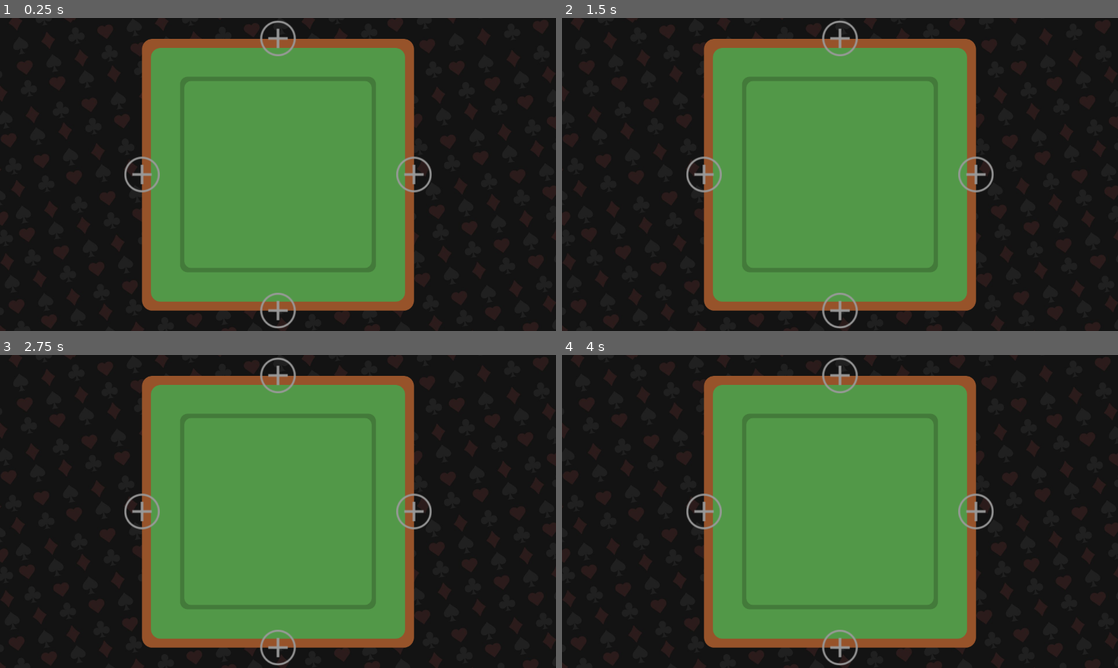
Above: before the commit, frames 1-4 (two rows, left to right).
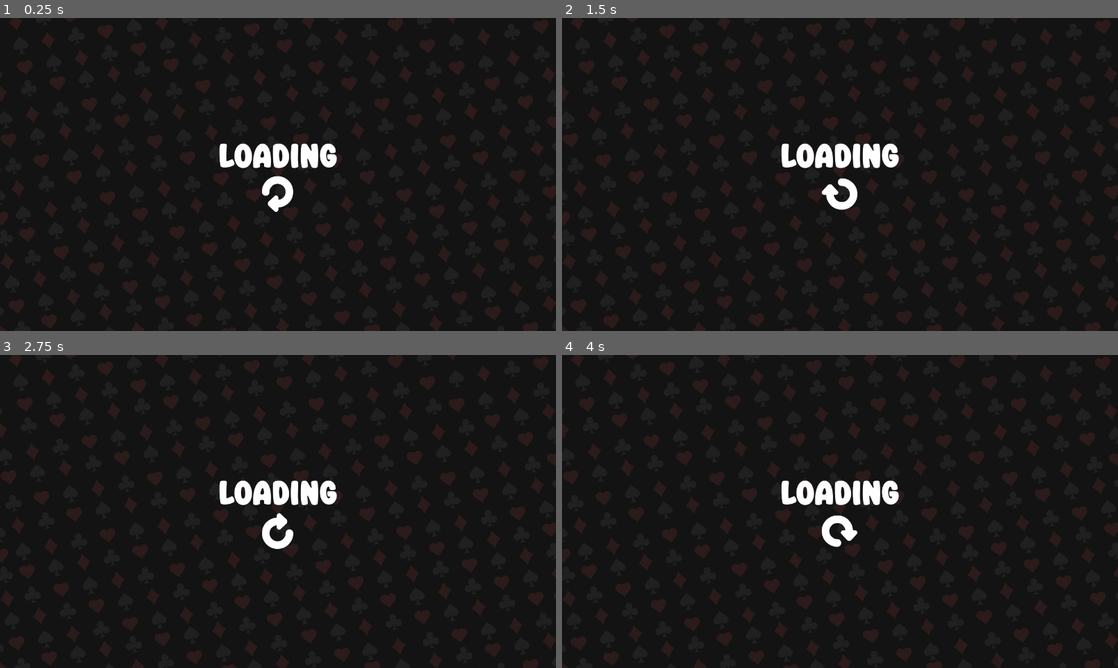
Above: after the commit, the same moments.

Repository: 0xEvsky/marboota-hearts-gm
Game: Godot game, scene res://scenes/game.tscn
Two runs of this game, one before a commit and one after it. Both use one fixed random seed, a clock stepped at 60 frames per second and the inputs below.
Inputs (mouse positions are in pixels of both pictures, inside the frame that each line leads up to):
- Up to frame 1 (0.25 s): no input
- Up to frame 2 (1.5 s): click (840, 309) at 0.52 s; click (840, 309) at 1.27 s
- Up to frame 3 (2.75 s): click (278, 646) at 2.02 s
- Up to frame 4 (4 s): no input

The runs differ from the first frame. In frame 1, 43% of the frame differs, in the area x 22-78%, y 0-100%; in frame 2, 43%; in frame 3, 43%; in frame 4, 43%.

Commit message:
sitting and seat switching

Diff:
--- a/game/project.godot
+++ b/game/project.godot
@@ -19,6 +19,7 @@
 
 NetworkManager="*res://scripts/network_manager.gd"
 EventManager="*res://scripts/event_manager.gd"
+Globals="*res://scripts/globals.gd"
 
 [display]
 
--- a/game/scenes/game.tscn
+++ b/game/scenes/game.tscn
@@ -1,7 +1,8 @@
-[gd_scene load_steps=9 format=3 uid="uid://8xkf68liril2"]
+[gd_scene load_steps=10 format=3 uid="uid://8xkf68liril2"]
 
 [ext_resource type="Texture2D" uid="uid://chnhuidtxoexr" path="res://assets/graphics/bg.jpg" id="1_bjwno"]
 [ext_resource type="Texture2D" uid="uid://xudi6b2awstb" path="res://assets/ui/icon_repeat_light.png" id="1_lit6y"]
+[ext_resource type="Script" path="res://scripts/loading_ui.gd" id="1_w3f0r"]
 [ext_resource type="PackedScene" uid="uid://chi8vcmil521h" path="res://scenes/debug_panel.tscn" id="3_udsek"]
 [ext_resource type="PackedScene" uid="uid://belne7lgw02p3" path="res://scenes/table.tscn" id="4_24tct"]
 [ext_resource type="Script" path="res://scripts/player_manager.gd" id="5_xiyoe"]
@@ -45,10 +46,10 @@
 
 [node name="Game" type="Node2D"]
 
-[node name="UI" type="CanvasLayer" parent="."]
-visible = false
+[node name="LoadingUI" type="CanvasLayer" parent="."]
+script = ExtResource("1_w3f0r")
 
-[node name="LoadingScreen" type="Control" parent="UI"]
+[node name="LoadingScreen" type="Control" parent="LoadingUI"]
 layout_mode = 3
 anchors_preset = 15
 anchor_right = 1.0
@@ -56,7 +57,7 @@
 grow_horizontal = 2
 grow_vertical = 2
 
-[node name="LoadingBackground" type="TextureRect" parent="UI/LoadingScreen"]
+[node name="LoadingBackground" type="TextureRect" parent="LoadingUI/LoadingScreen"]
 layout_mode = 1
 anchors_preset = 15
 anchor_right = 1.0
@@ -69,7 +70,7 @@
 expand_mode = 2
 stretch_mode = 6
 
-[node name="LoadingCenter" type="CenterContainer" parent="UI/LoadingScreen"]
+[node name="LoadingCenter" type="CenterContainer" parent="LoadingUI/LoadingScreen"]
 layout_mode = 1
 anchors_preset = 8
 anchor_left = 0.5
@@ -83,10 +84,10 @@
 grow_horizontal = 2
 grow_vertical = 2
 
-[node name="VBoxContainer" type="VBoxContainer" parent="UI/LoadingScreen/LoadingCenter"]
+[node name="VBoxContainer" type="VBoxContainer" parent="LoadingUI/LoadingScreen/LoadingCenter"]
 layout_mode = 2
 
-[node name="LoadingText" type="Label" parent="UI/LoadingScreen/LoadingCenter/VBoxContainer"]
+[node name="LoadingText" type="Label" parent="LoadingUI/LoadingScreen/LoadingCenter/VBoxContainer"]
 layout_mode = 2
 size_flags_horizontal = 4
 theme_override_font_sizes/font_size = 80
@@ -94,12 +95,12 @@
 horizontal_alignment = 1
 vertical_alignment = 1
 
-[node name="SpinnerControl" type="Control" parent="UI/LoadingScreen/LoadingCenter/VBoxContainer"]
+[node name="SpinnerControl" type="Control" parent="LoadingUI/LoadingScreen/LoadingCenter/VBoxContainer"]
 layout_mode = 2
 size_flags_horizontal = 4
 size_flags_vertical = 4
 
-[node name="LoadingSpinner" type="TextureRect" parent="UI/LoadingScreen/LoadingCenter/VBoxContainer/SpinnerControl"]
+[node name="LoadingSpinner" type="TextureRect" parent="LoadingUI/LoadingScreen/LoadingCenter/VBoxContainer/SpinnerControl"]
 layout_mode = 1
 offset_left = -41.0
 offset_top = 1.0
@@ -111,18 +112,21 @@
 size_flags_vertical = 4
 texture = ExtResource("1_lit6y")
 
-[node name="AnimationPlayer" type="AnimationPlayer" parent="UI/LoadingScreen/LoadingCenter/VBoxContainer/SpinnerControl/LoadingSpinner"]
+[node name="AnimationPlayer" type="AnimationPlayer" parent="LoadingUI/LoadingScreen/LoadingCenter/VBoxContainer/SpinnerControl/LoadingSpinner"]
 libraries = {
 "": SubResource("AnimationLibrary_ldj1v")
 }
 autoplay = "spin"
 
-[node name="DebugPanel" parent="UI" instance=ExtResource("3_udsek")]
+[node name="DebugUI" type="CanvasLayer" parent="."]
+visible = false
 
-[node name="Background" type="CanvasLayer" parent="."]
+[node name="DebugPanel" parent="DebugUI" instance=ExtResource("3_udsek")]
+
+[node name="BackgroundUI" type="CanvasLayer" parent="."]
 layer = -1
 
-[node name="Background" type="TextureRect" parent="Background"]
+[node name="Background" type="TextureRect" parent="BackgroundUI"]
 anchors_preset = 15
 anchor_right = 1.0
 anchor_bottom = 1.0
--- a/game/scenes/player.tscn
+++ b/game/scenes/player.tscn
@@ -7,9 +7,9 @@
 script = ExtResource("1_qdsxo")
 
 [node name="IconBorder" type="Sprite2D" parent="."]
-scale = Vector2(0.1875, 0.1875)
+scale = Vector2(0.916667, 0.916667)
 texture = ExtResource("2_tdhj7")
 
 [node name="Icon" type="Sprite2D" parent="."]
-scale = Vector2(0.140625, 0.140625)
+scale = Vector2(0.833333, 0.833333)
 texture = ExtResource("2_tdhj7")
--- /dev/null
+++ b/game/scenes/seat.tscn
@@ -0,0 +1,28 @@
+[gd_scene load_steps=3 format=3 uid="uid://cur6qosdw6bdc"]
+
+[ext_resource type="Script" path="res://scripts/seat_1.gd" id="1_qlcua"]
+[ext_resource type="Texture2D" uid="uid://haha0q0yyasu" path="res://assets/graphics/seat.png" id="2_4f3bn"]
+
+[node name="Seat" type="Node2D"]
+position = Vector2(0, 313)
+scale = Vector2(1.70833, 1.70833)
+script = ExtResource("1_qlcua")
+
+[node name="Icon" type="Sprite2D" parent="."]
+texture = ExtResource("2_4f3bn")
+
+[node name="Button" type="Button" parent="."]
+anchors_preset = 8
+anchor_left = 0.5
+anchor_top = 0.5
+anchor_right = 0.5
+anchor_bottom = 0.5
+offset_left = -28.0
+offset_top = -28.0
+offset_right = 28.0
+offset_bottom = 28.0
+grow_horizontal = 2
+grow_vertical = 2
+icon = ExtResource("2_4f3bn")
+
+[connection signal="button_up" from="Button" to="." method="_on_button_button_up"]
--- a/game/scenes/table.tscn
+++ b/game/scenes/table.tscn
@@ -1,30 +1,25 @@
 [gd_scene load_steps=3 format=3 uid="uid://belne7lgw02p3"]
 
 [ext_resource type="Texture2D" uid="uid://buqxed4qdih7p" path="res://assets/graphics/table.png" id="1_4ps2g"]
-[ext_resource type="Texture2D" uid="uid://haha0q0yyasu" path="res://assets/graphics/seat.png" id="2_eyh1y"]
+[ext_resource type="PackedScene" uid="uid://cur6qosdw6bdc" path="res://scenes/seat.tscn" id="2_bw1av"]
 
 [node name="Table" type="Node2D"]
 
 [node name="TableSprite" type="Sprite2D" parent="."]
+position = Vector2(0, -0.000141511)
 scale = Vector2(0.57963, 0.57963)
 texture = ExtResource("1_4ps2g")
 
-[node name="Seat1" type="Sprite2D" parent="."]
-position = Vector2(0, 313)
-scale = Vector2(1.70833, 1.70833)
-texture = ExtResource("2_eyh1y")
+[node name="Seat1" parent="." instance=ExtResource("2_bw1av")]
 
-[node name="Seat2" type="Sprite2D" parent="."]
+[node name="Seat2" parent="." instance=ExtResource("2_bw1av")]
+position = Vector2(313, 0)
+seat_num = 2
+
+[node name="Seat3" parent="." instance=ExtResource("2_bw1av")]
 position = Vector2(0, -313)
-scale = Vector2(1.70833, 1.70833)
-texture = ExtResource("2_eyh1y")
+seat_num = 3
 
-[node name="Seat3" type="Sprite2D" parent="."]
-position = Vector2(313, -6.10352e-05)
-scale = Vector2(1.70833, 1.70833)
-texture = ExtResource("2_eyh1y")
-
-[node name="Seat4" type="Sprite2D" parent="."]
-position = Vector2(-313, -6.10352e-05)
-scale = Vector2(1.70833, 1.70833)
-texture = ExtResource("2_eyh1y")
+[node name="Seat4" parent="." instance=ExtResource("2_bw1av")]
+position = Vector2(-313, 0)
+seat_num = 4
--- a/game/scripts/event_manager.gd
+++ b/game/scripts/event_manager.gd
@@ -12,12 +12,15 @@
 var _response_queue: Array[Dictionary] = []
 
 func _process(_delta: float) -> void:
-    if !_response_queue.is_empty():
-        _process_response_queue()
+    #if !_response_queue.is_empty():
+        #_process_response_queue()
+    pass
 
 func send_request(msg: Dictionary, on_success: Callable, on_error: Callable) -> void:
     var request_id = _generate_request_id()
+    msg["REQUESTID"] = request_id
     _request_queue.append({"message": msg, "request_id": request_id, "on_success": on_success, "on_error": on_error})
+    print_debug("request: ", msg)
     NetworkManager._write_json(msg)
 
 func _generate_request_id() -> String:
@@ -29,6 +32,7 @@
 
 func _process_response_queue() -> void:
     var res = _response_queue.pop_front()
+    print_debug("request: ", res)
     for req in _request_queue:
         if res["REQUESTID"] == req["request_id"]:
             if res["ACTION"] == "OK":
@@ -46,7 +50,7 @@
         "LEAVE":
             LEAVE_received.emit(msg["USERID"])
         "SIT":
-            SIT_received.emit()
+            SIT_received.emit(msg["USERID"], msg["SEAT"])
         "UNSIT":
             UNSIT_received.emit()
         "READY":
--- /dev/null
+++ b/game/scripts/globals.gd
@@ -0,0 +1,3 @@
+extends Node
+
+var player_manager: PlayerManager
--- /dev/null
+++ b/game/scripts/loading_ui.gd
@@ -0,0 +1,8 @@
+extends CanvasLayer
+
+
+# Called when the node enters the scene tree for the first time.
+func _ready() -> void:
+	NetworkManager.AUTH_accepted.connect(func():
+		hide()
+	)
--- a/game/scripts/player.gd
+++ b/game/scripts/player.gd
@@ -7,3 +7,4 @@
 @onready var icon: Sprite2D = $Icon
 
 var state = manager.PLAYER_IDLE
+var seat: Seat = null
--- a/game/scripts/player_manager.gd
+++ b/game/scripts/player_manager.gd
@@ -5,9 +5,11 @@
 
 # Called when the node enters the scene tree for the first time.
 func _ready() -> void:
+	Globals.player_manager = self
 	NetworkManager.AUTH_accepted.connect(_init_my_player)
 	EventManager.JOIN_received.connect(_on_player_join)
 	EventManager.LEAVE_received.connect(_on_player_leave)
+	EventManager.SIT_received.connect(_on_player_sit)
 
 func _init_my_player() -> void:
 	_on_player_join("Me", NetworkManager.username, NetworkManager.icon_url)
@@ -44,5 +46,16 @@
 	add_child(new_player)
 
 func _on_player_leave(id: String) -> void:
-	var leaving_player = get_node(id)
+	var leaving_player = get_node(id) as Player
+	if leaving_player.seat != null:
+		leaving_player.seat.unseat_player()
 	leaving_player.queue_free()
+
+func _on_player_sit(id: String, seat_num: String) -> void:
+	var seat_str = "../Table/Seat" + seat_num
+	var seat = get_node(seat_str) as Seat
+	seat.seat_player(id)
+
+func move_player(id: String, pos: Vector2) -> void:
+	var player = get_node(id) as Player
+	player.global_position = pos
--- /dev/null
+++ b/game/scripts/seat_1.gd
@@ -0,0 +1,48 @@
+extends Node2D
+class_name Seat
+
+@export var seat_num = 1
+
+var sitter: Player
+var is_taken = false
+
+# Called when the node enters the scene tree for the first time.
+func _ready() -> void:
+	pass # Replace with function body.
+
+func disable_button() -> void:
+	is_taken = true
+	$Button.disabled = true
+
+func enable_button() -> void:
+	is_taken = false
+	$Button.disabled = false
+
+func seat_player(id: String) -> void:
+	var player_manager = Globals.player_manager
+	player_manager.move_player(id, global_position)
+	var player = player_manager.get_node(id) as Player
+
+	if player.seat != null:
+		var old_seat = get_node("../Seat" + str(player.seat)) as Seat
+		old_seat.unseat_player()
+
+	player.state = player_manager.PLAYER_READY # TODO: Change depending on game state
+	player.seat = self
+
+	sitter = player
+	disable_button()
+
+func unseat_player() -> void:
+	# TODO: Move player back to player list
+	sitter = null
+	enable_button()
+
+func _on_button_button_up() -> void:
+	EventManager.send_request(
+		EventManager.sit_request(seat_num)
+	,func():
+		seat_player("Me")
+	,func(err: String):
+		push_error(err)
+	)
Binary file changed: game/assets/graphics/icon.png
